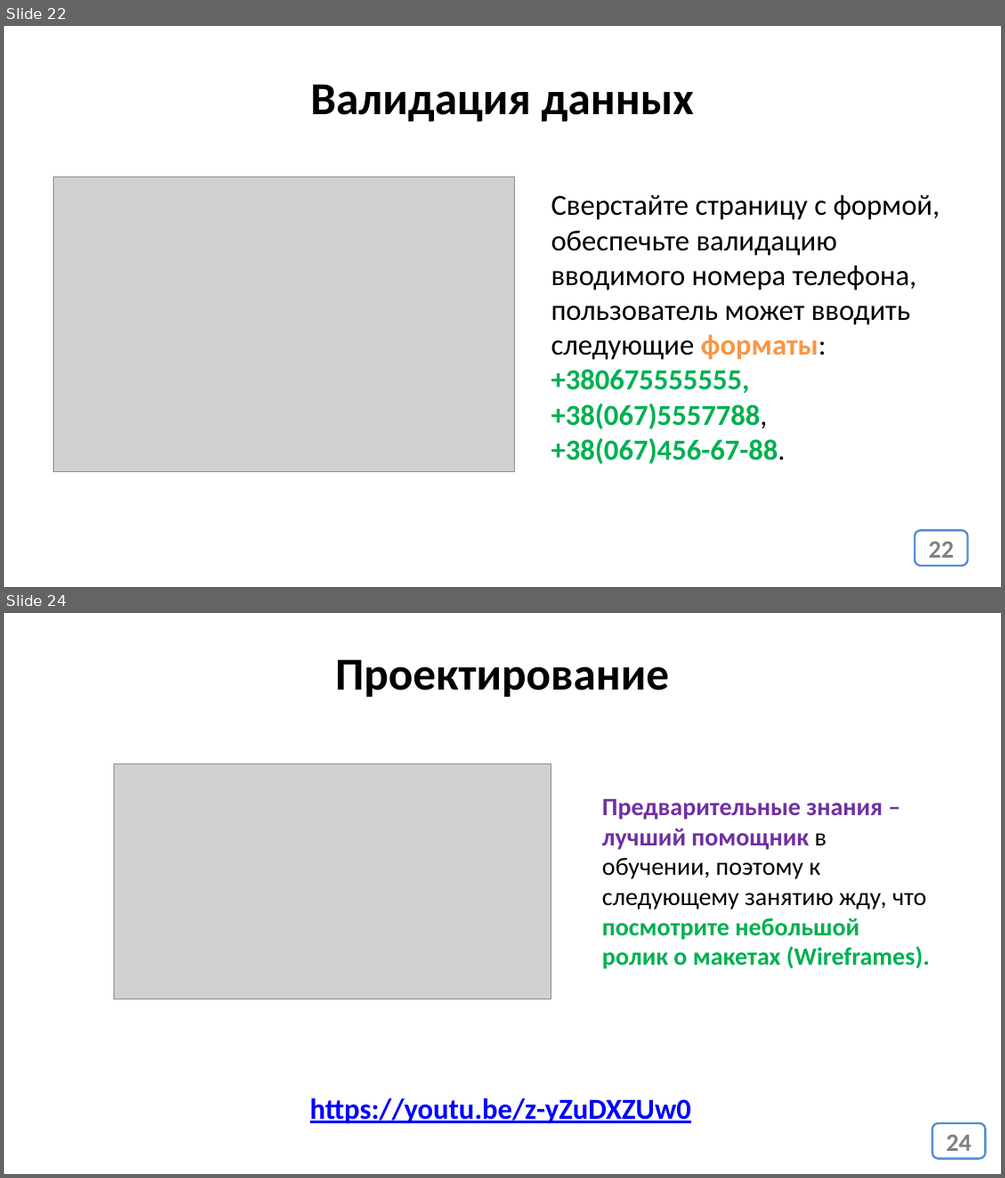
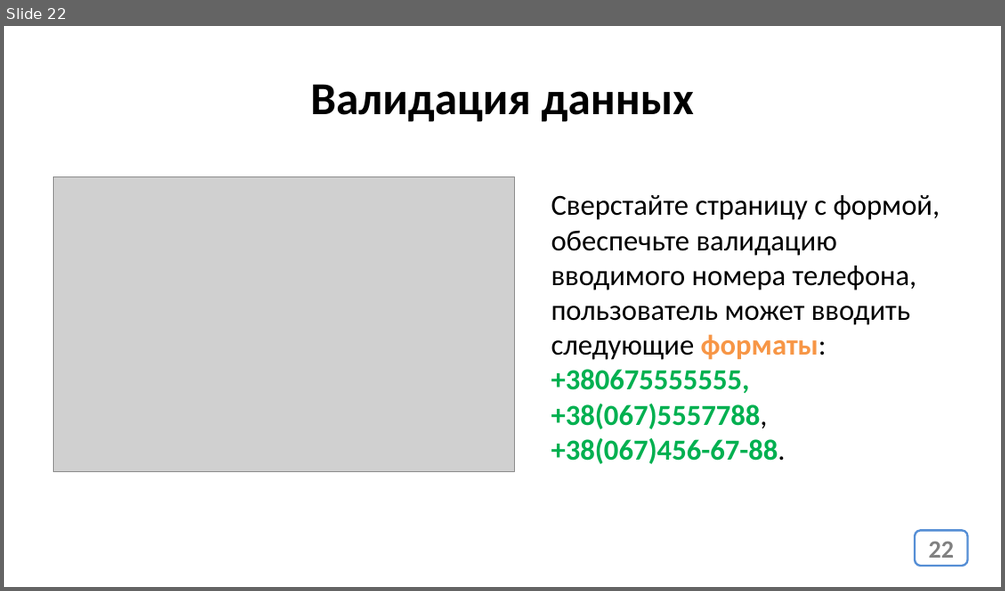
Before and after one commit to web37-ortdnipro/lesson15, a slide deck: lesson15.pptx. Shown one above the other, each under a label of ours: slides 22 and 24 before the commit, slide 22 after it; the slides between them are not shown. The pictures are 1005x1178 and 1005x591 pixels, drawn with LibreOffice and Linux fonts; fonts in the diff are those of the drawing; grey boxes stand for pictures. Boxes give left, top, right and bottom in pixels: in the first picture for what was removed or moved away, otherwise in the second. Text is boxed around its words. In the diff, an @@ line names an element or a change of style, - is before the commit and + after.

```diff
--- a/lesson15.pptx
+++ b/lesson15.pptx
@@ slide 24 removed at box(4, 613, 1001, 1174), background #FFFFFF @@
@@ text removed at box(335, 659, 669, 697) @@
-Проектирование
@@ picture removed at box(114, 764, 551, 999) @@
@@ text removed at box(602, 799, 930, 969) @@
-Предварительные знания – лучший помощник в обучении, поэтому к следующему занятию жду, что посмотрите небольшой ролик о макетах (Wireframes).
@@ text removed at box(310, 1098, 691, 1123) @@
-https://youtu.be/z-yZuDXZUw0
@@ page number removed at box(933, 1123, 986, 1159) @@
-24
```
Also in this commit, not shown: 1 other slide removed, 1 other file.
